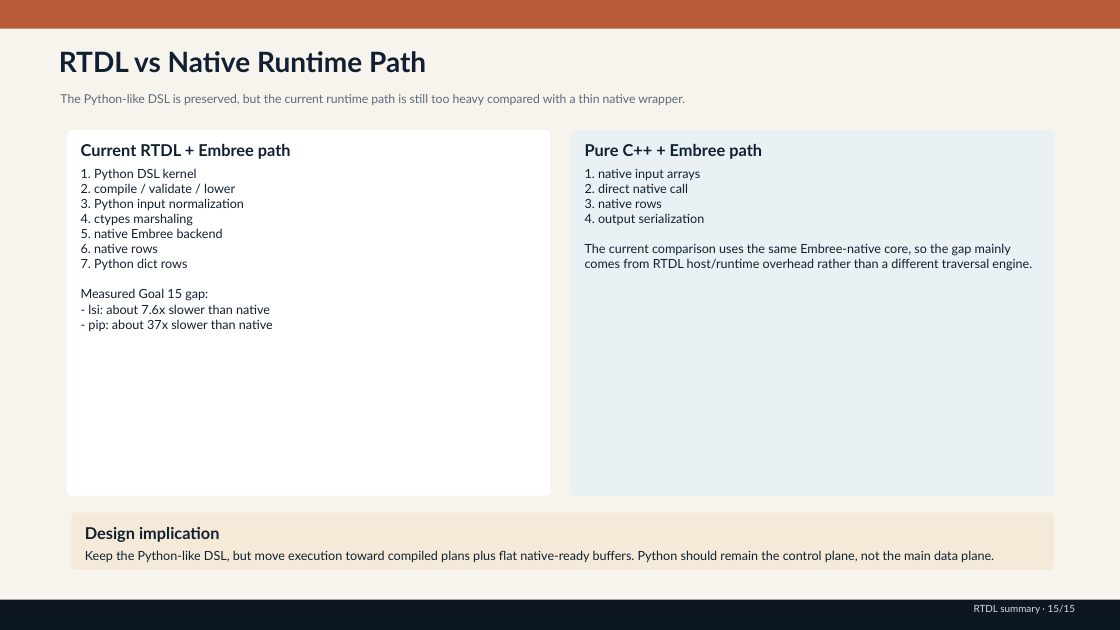
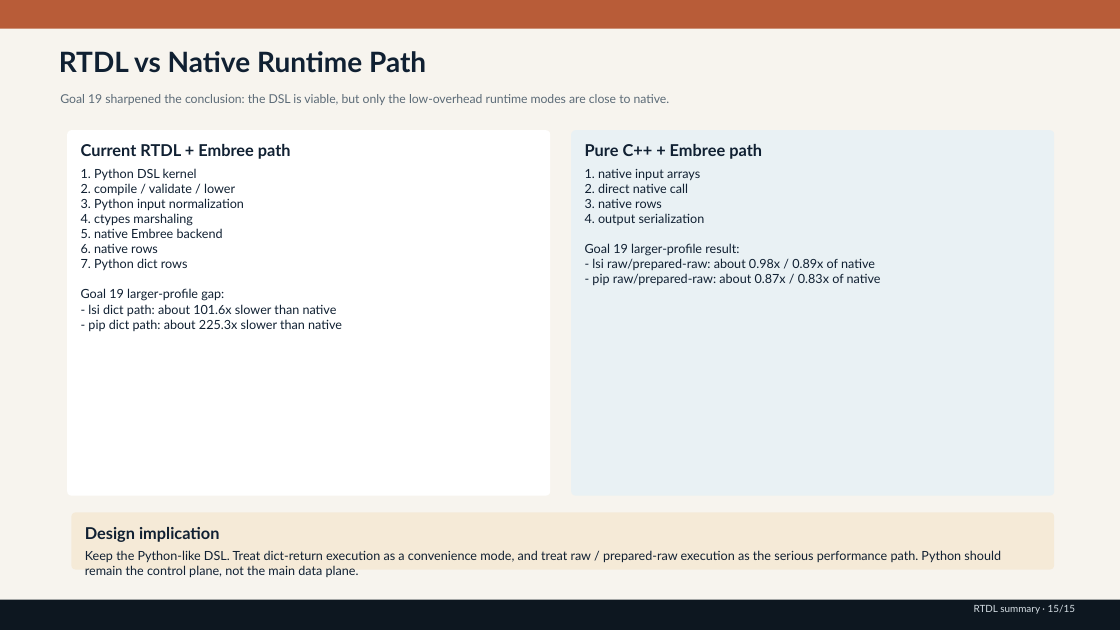
Before and after one commit to rubaolee/rtdl, a slide deck: slide 15 of rtdl_status_summary.pptx. Drawn at 1120x630 pixels with LibreOffice and Linux fonts; fonts in the diff are those of the drawing. Boxes give left, top, right and bottom in pixels: in the first picture for what was removed or moved away, otherwise in the second. Text is boxed around its words. In the diff, an @@ line names an element or a change of style, - is before the commit and + after.

Commit message:
Refresh runtime docs and status deck for Goal 19

```diff
--- a/rtdl_status_summary.pptx
+++ b/rtdl_status_summary.pptx
@@ text at bbox=[60, 94, 670, 105]: text changed @@
-The Python-like DSL is preserved, but the current runtime path is still too heavy compared with a thin native wrapper.
+Goal 19 sharpened the conclusion: the DSL is viable, but only the low-overhead runtime modes are close to native.
@@ text at bbox=[585, 243, 881, 285]: text changed @@
-The current comparison uses the same Embree-native core, so the gap mainly comes from RTDL host/runtime overhead rather than a different traversal engine.
+Goal 19 larger-profile result:
+- lsi raw/prepared-raw: about 0.98x / 0.89x of native
+- pip raw/prepared-raw: about 0.87x / 0.83x of native
@@ text at bbox=[81, 288, 342, 331]: text changed @@
-Measured Goal 15 gap:
-- lsi: about 7.6x slower than native
-- pip: about 37x slower than native
+Goal 19 larger-profile gap:
+- lsi dict path: about 101.6x slower than native
+- pip dict path: about 225.3x slower than native
@@ text at bbox=[85, 550, 1001, 577]: text changed @@
-Keep the Python-like DSL, but move execution toward compiled plans plus flat native-ready buffers. Python should remain the control plane, not the main data plane.
+Keep the Python-like DSL. Treat dict-return execution as a convenience mode, and treat raw / prepared-raw execution as the serious performance path. Python should remain the control plane, not the main data plane.
```
Also in this commit, not shown: 1 other slide changed, 2 other files.
